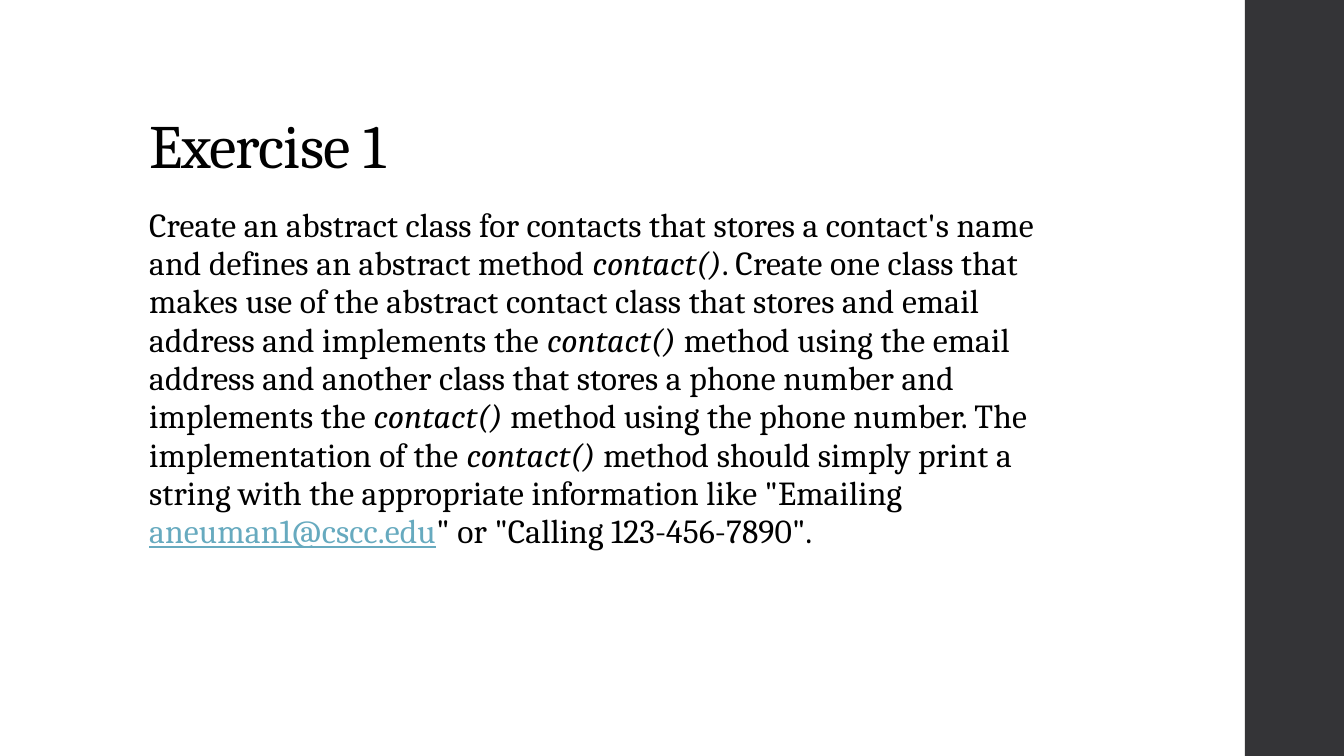
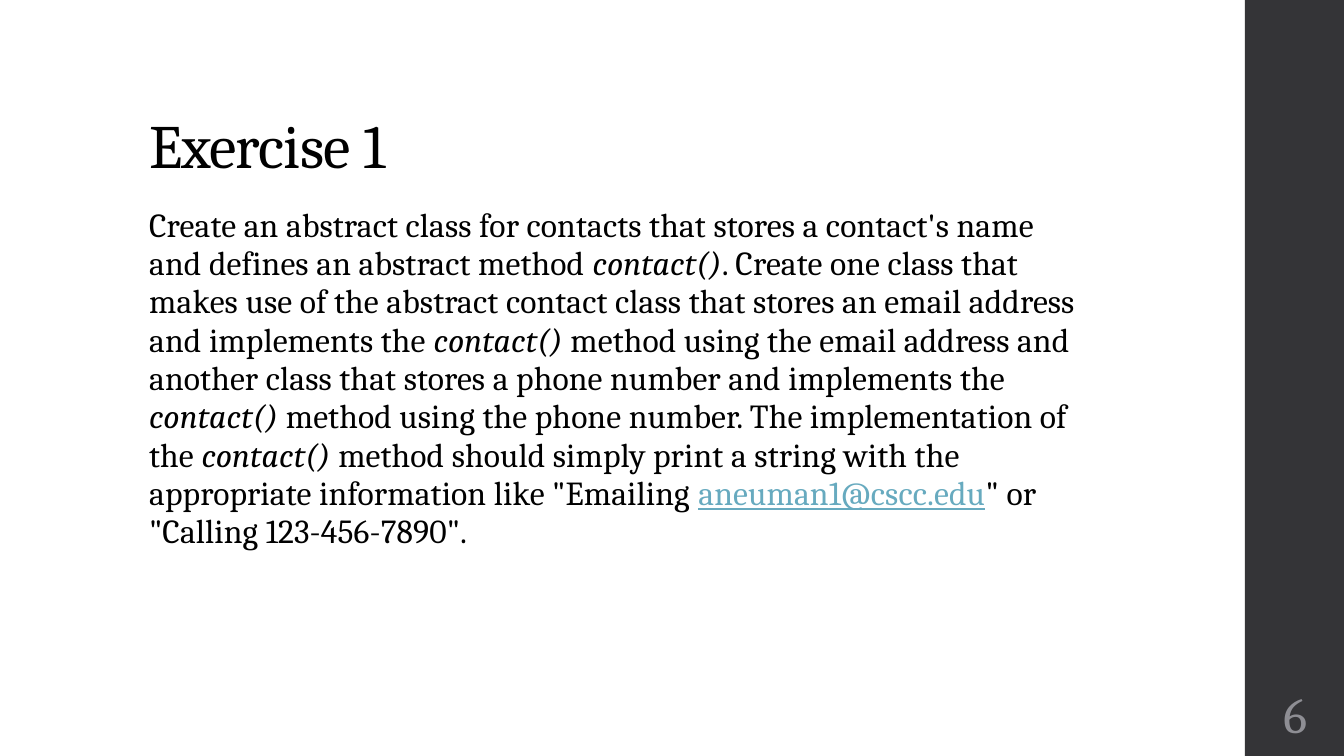
Before and after one commit to zarthur/CSCC-Fundamentals-Android-Notes, a slide deck: slide 6 of week_09_10/week_09_10.pptx. Drawn at 1344x756 pixels with LibreOffice and Linux fonts; fonts in the diff are those of the drawing. Boxes give left, top, right and bottom in pixels: in the first picture for what was removed or moved away, otherwise in the second. Text is boxed around its words. In the diff, an @@ line names an element or a change of style, - is before the commit and + after.

Commit message:
week 9,10: fix typo in slides

```diff
--- a/week_09_10/week_09_10.pptx
+++ b/week_09_10/week_09_10.pptx
@@ text at (x1=149, y1=213, x2=1074, y2=551): text changed @@
-Create an abstract class for contacts that stores a contact's name and defines an abstract method contact(). Create one class that makes use of the abstract contact class that stores and email address and implements the contact() method using the email address and another class that stores a phone number and implements the contact() method using the phone number. The implementation of the contact() method should simply print a string with the appropriate information like "Emailing aneuman1@cscc.edu" or "Calling 123-456-7890".
+Create an abstract class for contacts that stores a contact's name and defines an abstract method contact(). Create one class that makes use of the abstract contact class that stores an email address and implements the contact() method using the email address and another class that stores a phone number and implements the contact() method using the phone number. The implementation of the contact() method should simply print a string with the appropriate information like "Emailing aneuman1@cscc.edu" or "Calling 123-456-7890".
@@ page number added at (x1=1283, y1=699, x2=1307, y2=733), 36 pt, text #8E8E94 @@
+6
```
Also in this commit, not shown: 17 other slides changed.
